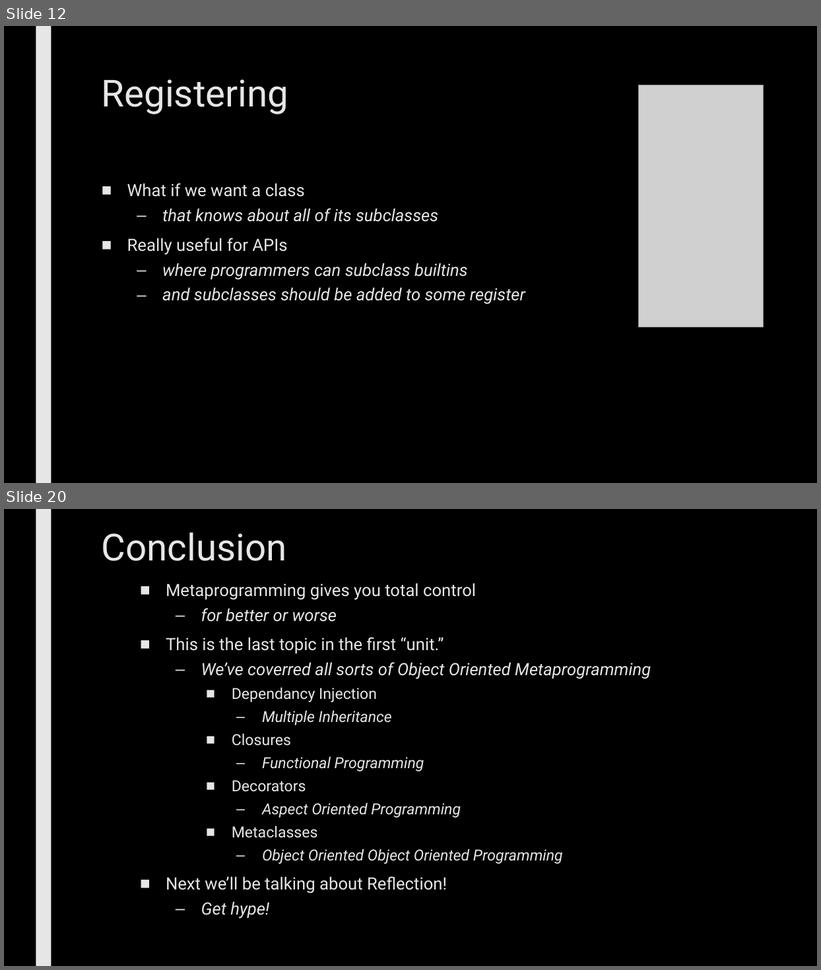
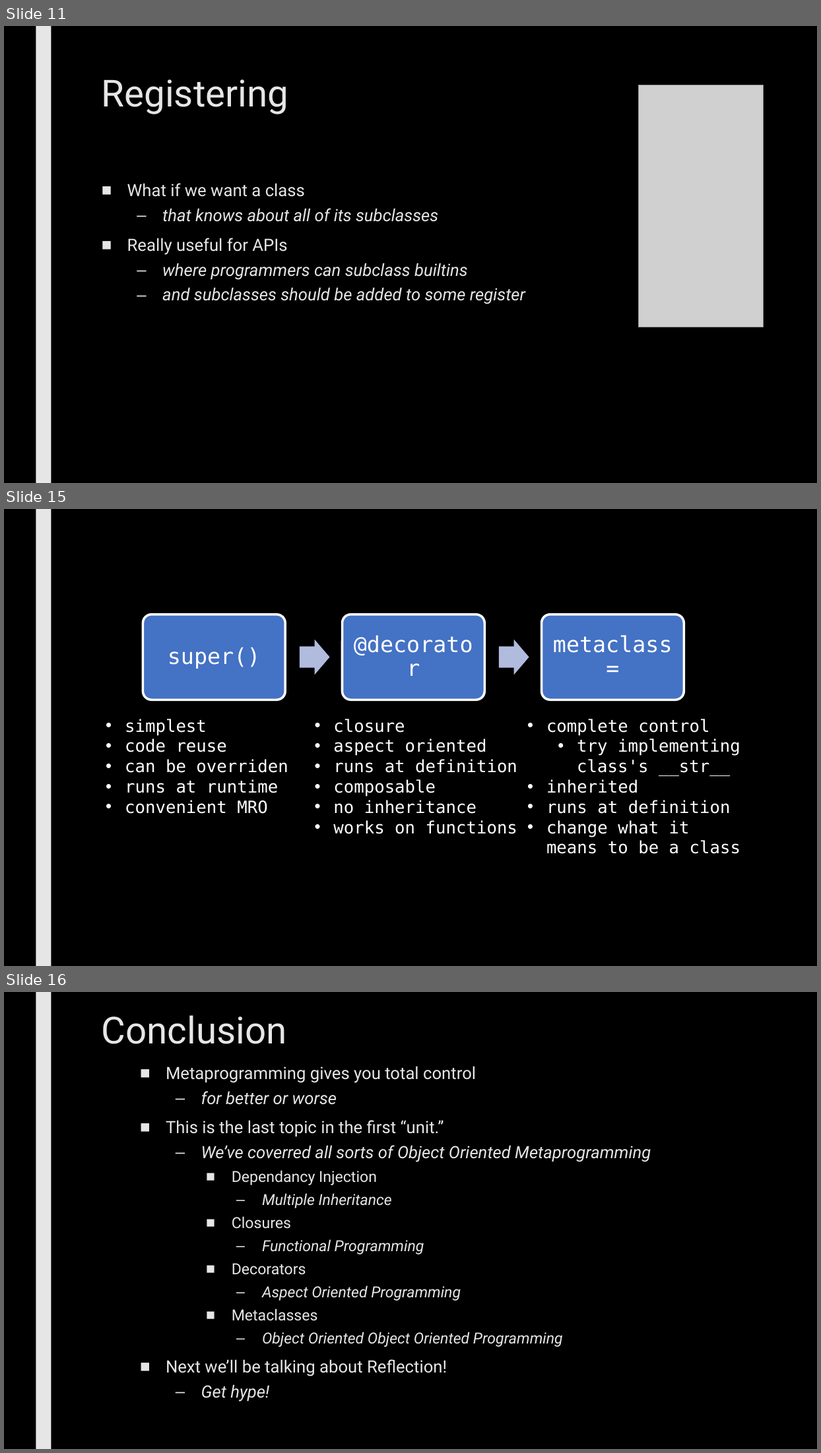
Before and after one commit to max7patek/metaprogramming, a slide deck: slides/05-Metaclasses.pptx. Shown one above the other, each under a label of ours: slides 12 and 20 before the commit, slides 11, 15 and 16 after it; the slides between them are not shown. The pictures are 821x970 and 821x1453 pixels, drawn with LibreOffice and Linux fonts; fonts in the diff are those of the drawing; grey boxes stand for pictures. Boxes give left, top, right and bottom in pixels: in the first picture for what was removed or moved away, otherwise in the second. Text is boxed around its words. In the diff, an @@ line names an element or a change of style, - is before the commit and + after.

```diff
--- a/slides/05-Metaclasses.pptx
+++ b/slides/05-Metaclasses.pptx
@@ slide 15 added at bbox=[4, 509, 817, 966], background #000000; not listed: 1 template element that a slide beside it also shows @@
@@ group added at bbox=[143, 615, 684, 700]: 3 rounded rectangles, 3 texts, 2 right arrows @@
+super()
+@decorator
+metaclass=
@@ text added at bbox=[125, 719, 288, 814], 20 pt, text #FFFFFF @@
+• simplest
+• code reuse
+• can be overriden
+• runs at runtime
+• convenient MRO
@@ text added at bbox=[333, 719, 517, 834], 20 pt, text #FFFFFF @@
+• closure
+• aspect oriented
+• runs at definition
+• composable
+• no inheritance
+• works on functions
@@ text added at bbox=[547, 719, 741, 854], 20 pt, text #FFFFFF @@
+• complete control
+  • try implementing class's __str__
+• inherited
+• runs at definition
+• change what it means to be a class
@@ what was slide 12 is now slide 11 @@
@@ what was slide 20 is now slide 16 @@
```
Also in this commit, not shown: 10 slides changed, 2 other slides added, 10 slides removed.
